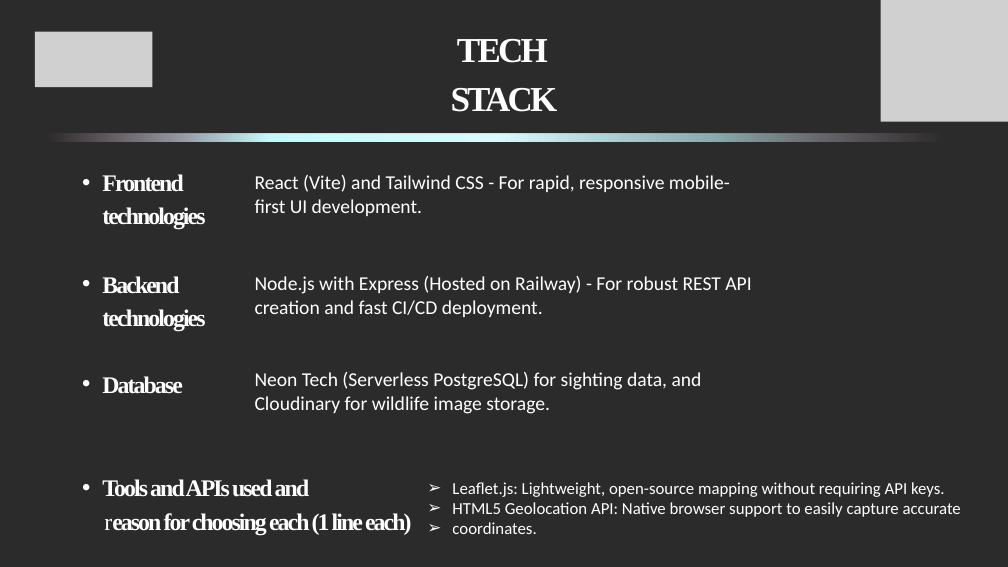
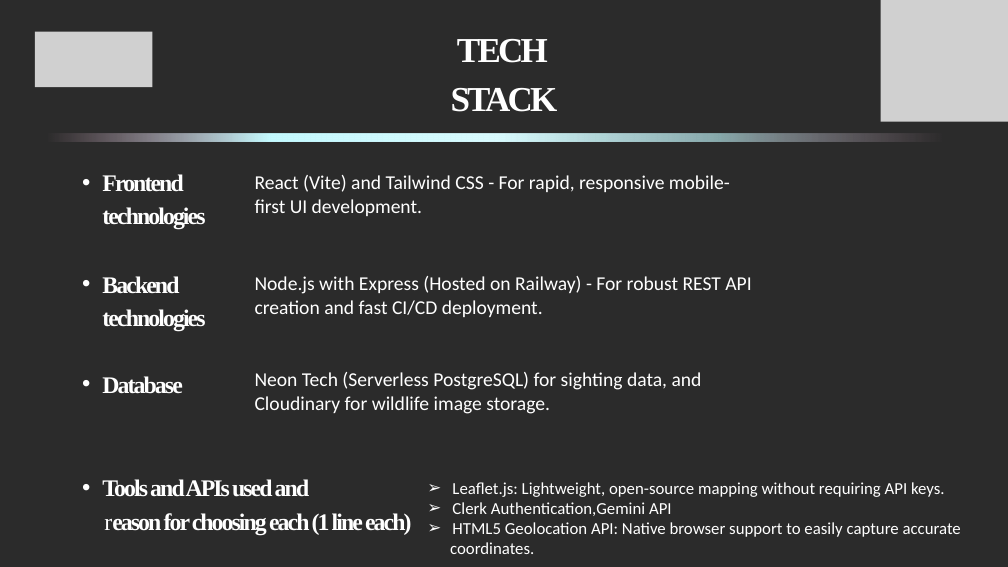
Before and after one commit to Amazingdude1525/BioDex, a slide deck: slide 7 of PPT - Debug Duo.pptx. Drawn at 1008x567 pixels with LibreOffice and Linux fonts; fonts in the diff are those of the drawing; grey boxes stand for pictures; background and template pictures are left out; a plain dark background stands for a picture behind light text. Boxes give left, top, right and bottom in pixels: in the first picture for what was removed or moved away, otherwise in the second. Text is boxed around its words. In the diff, an @@ line names an element or a change of style, - is before the commit and + after.

```diff
--- a/PPT - Debug Duo.pptx
+++ b/PPT - Debug Duo.pptx
@@ text at (452, 502, 672, 516): paragraph added @@
+➢ Clerk Authentication,Gemini API
@@ text at (450, 542, 534, 554): bullet ➢ to none @@
```
Also in this commit, not shown: 5 other slides changed.
